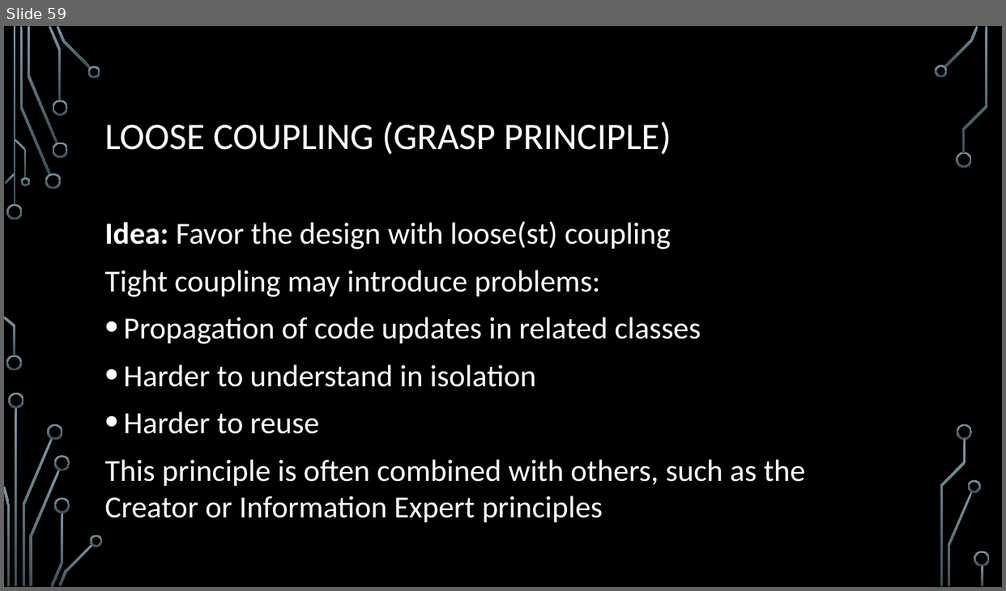
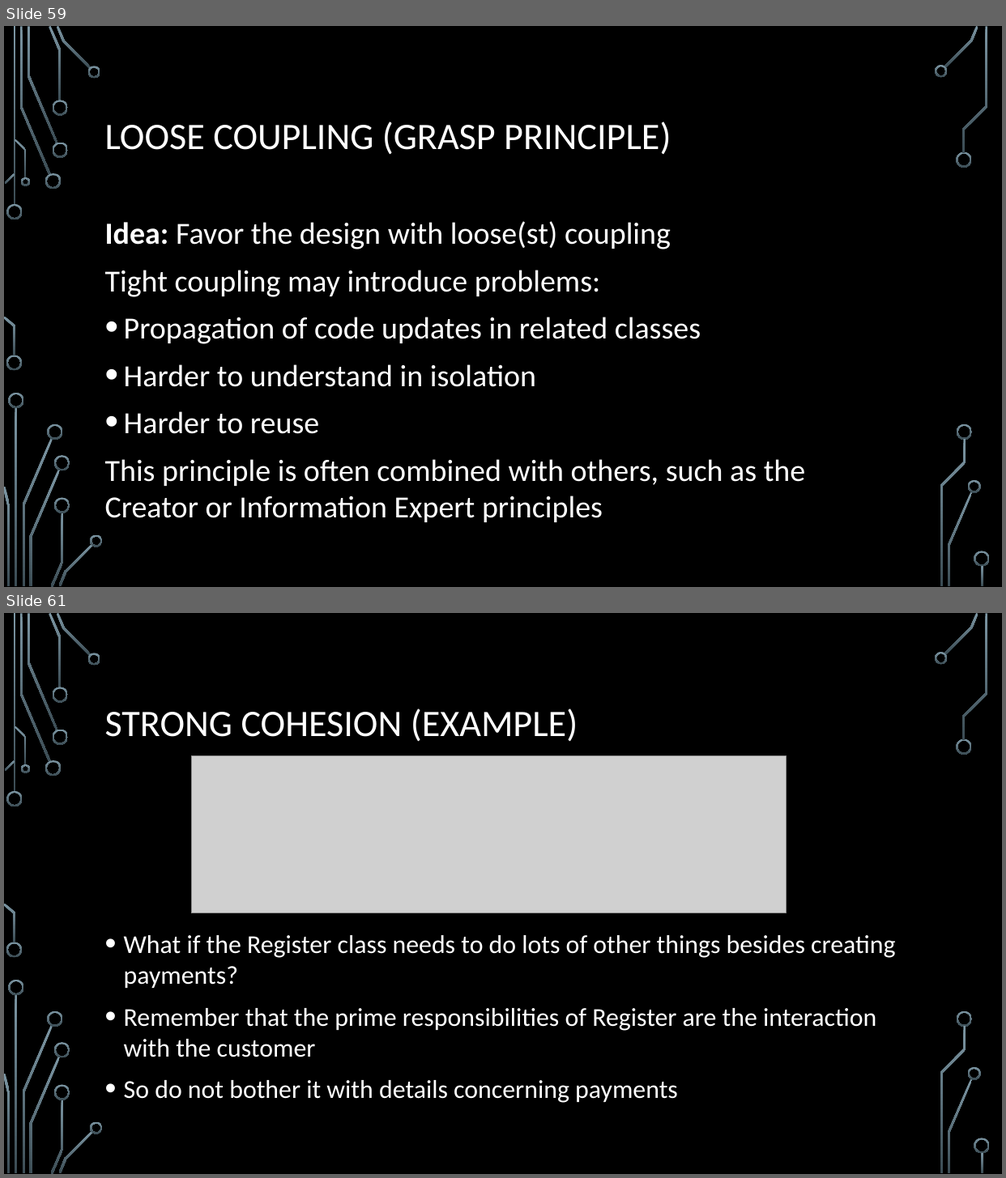
Before and after one commit to egges/mso, a slide deck: slides/Object-oriented Design.pptx. Shown one above the other, each under a label of ours: slide 59 before the commit, slides 59 and 61 after it; the slides between them are not shown. The pictures are 1006x591 and 1006x1178 pixels, drawn with LibreOffice and Linux fonts; fonts in the diff are those of the drawing; grey boxes stand for pictures; background and template pictures are left out. Boxes give left, top, right and bottom in pixels: in the first picture for what was removed or moved away, otherwise in the second. Text is boxed around its words. In the diff, an @@ line names an element or a change of style, - is before the commit and + after.

```diff
--- a/slides/Object-oriented Design.pptx
+++ b/slides/Object-oriented Design.pptx
@@ slide 61 added at <box>4,613,1002,1174</box>, background picture (left out); not listed: 36 template elements that a slide beside it also shows @@
@@ title added at <box>105,709,577,742</box>, 36 pt, text #FFFFFF @@
+STRONG COHESION (EXAMPLE)
@@ picture added at <box>191,756,786,914</box> @@
@@ text added at <box>124,935,895,1103</box>, 24.8 pt, text #FFFFFF @@
+• What if the Register class needs to do lots of other things besides creating payments?
+• Remember that the prime responsibilities of Register are the interaction with the customer
+• So do not bother it with details concerning payments
```
Also in this commit, not shown: 16 other slides added.
